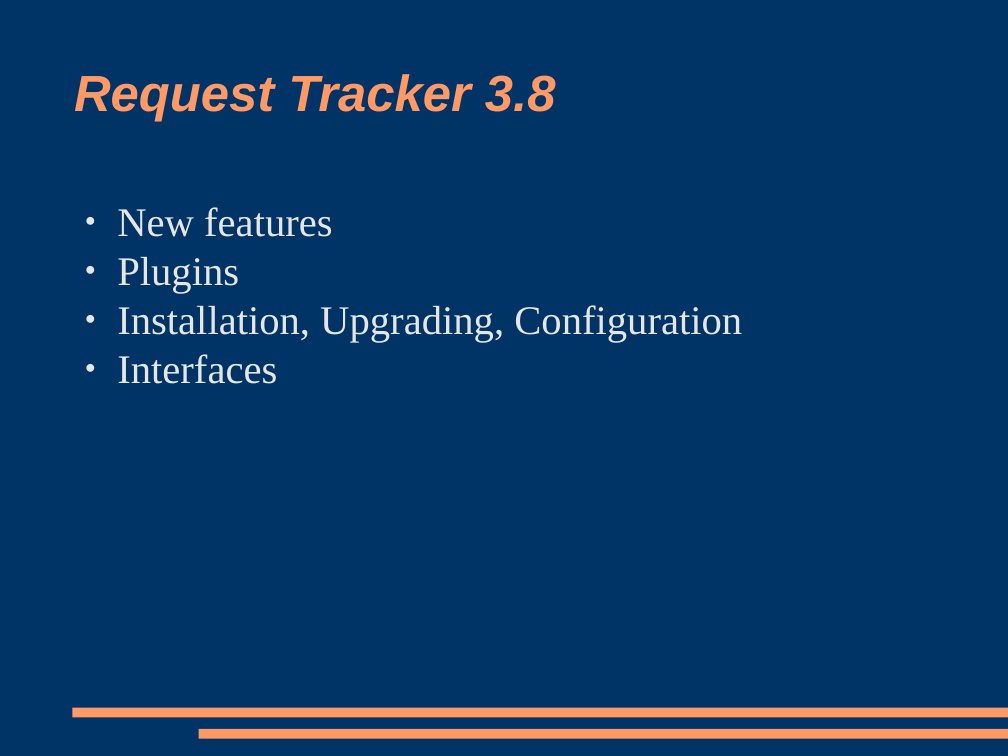
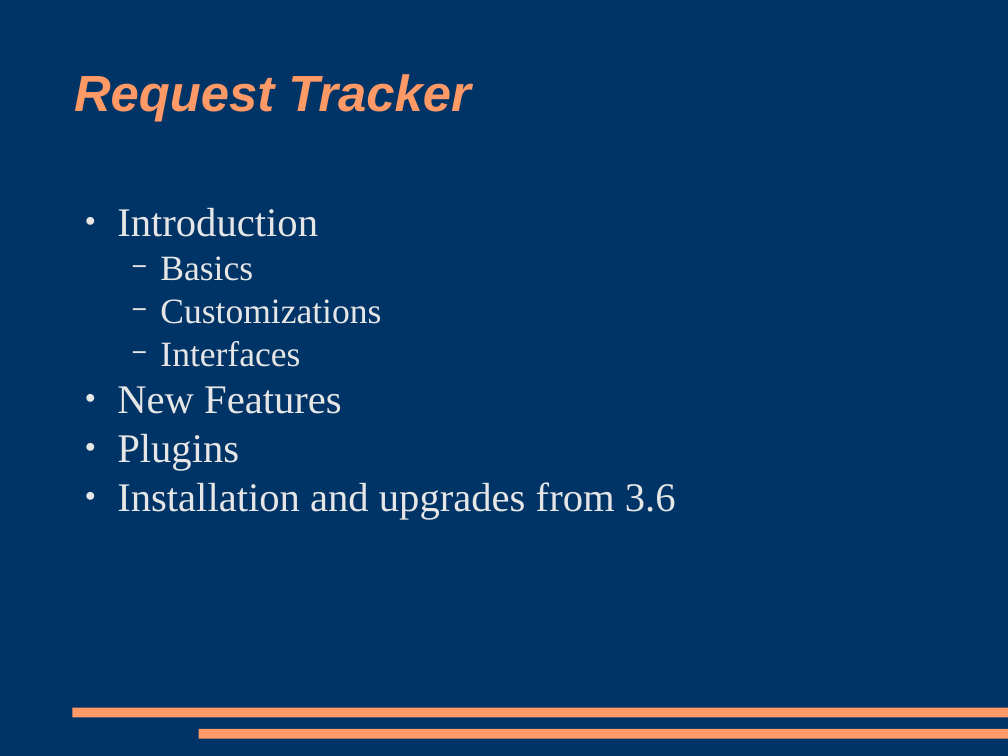
Before and after one commit to racke/Presentations, a slide deck: slide 3 of npw2009/rt38.odp (slide 4 before the commit). Drawn at 1008x756 pixels with LibreOffice and Linux fonts; fonts in the diff are those of the drawing. Boxes give left, top, right and bottom in pixels: in the first picture for what was removed or moved away, otherwise in the second. Text is boxed around its words. In the diff, an @@ line names an element or a change of style, - is before the commit and + after.

```diff
--- a/npw2009/rt38.odp
+++ b/npw2009/rt38.odp
@@ title at bbox=[74, 74, 471, 122]: text changed @@
-Request Tracker 3.8
+Request Tracker
@@ text at bbox=[117, 207, 381, 414]: text changed; size 32 to 28 pt @@
-● New features
+● Introduction
+  − Basics
+  − Customizations
+  − Interfaces
+● New Features
@@ text at bbox=[117, 482, 676, 519]: text changed @@
-● Installation, Upgrading, Configuration
-● Interfaces
+● Installation and upgrades from 3.6
```
Also in this commit, not shown: 3 other slides changed, 4 slides added, 2 slides removed, 1 other file.
